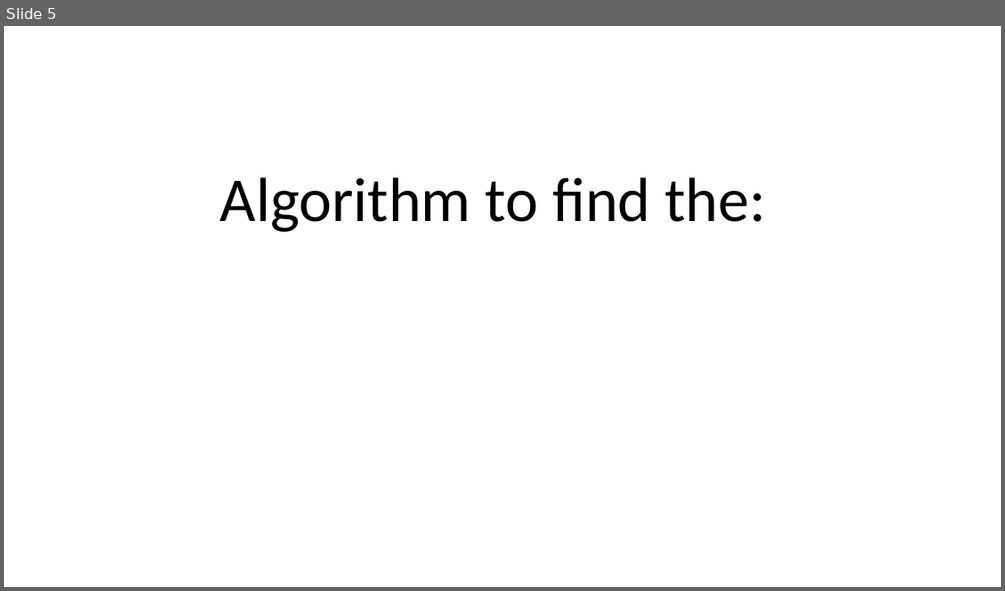
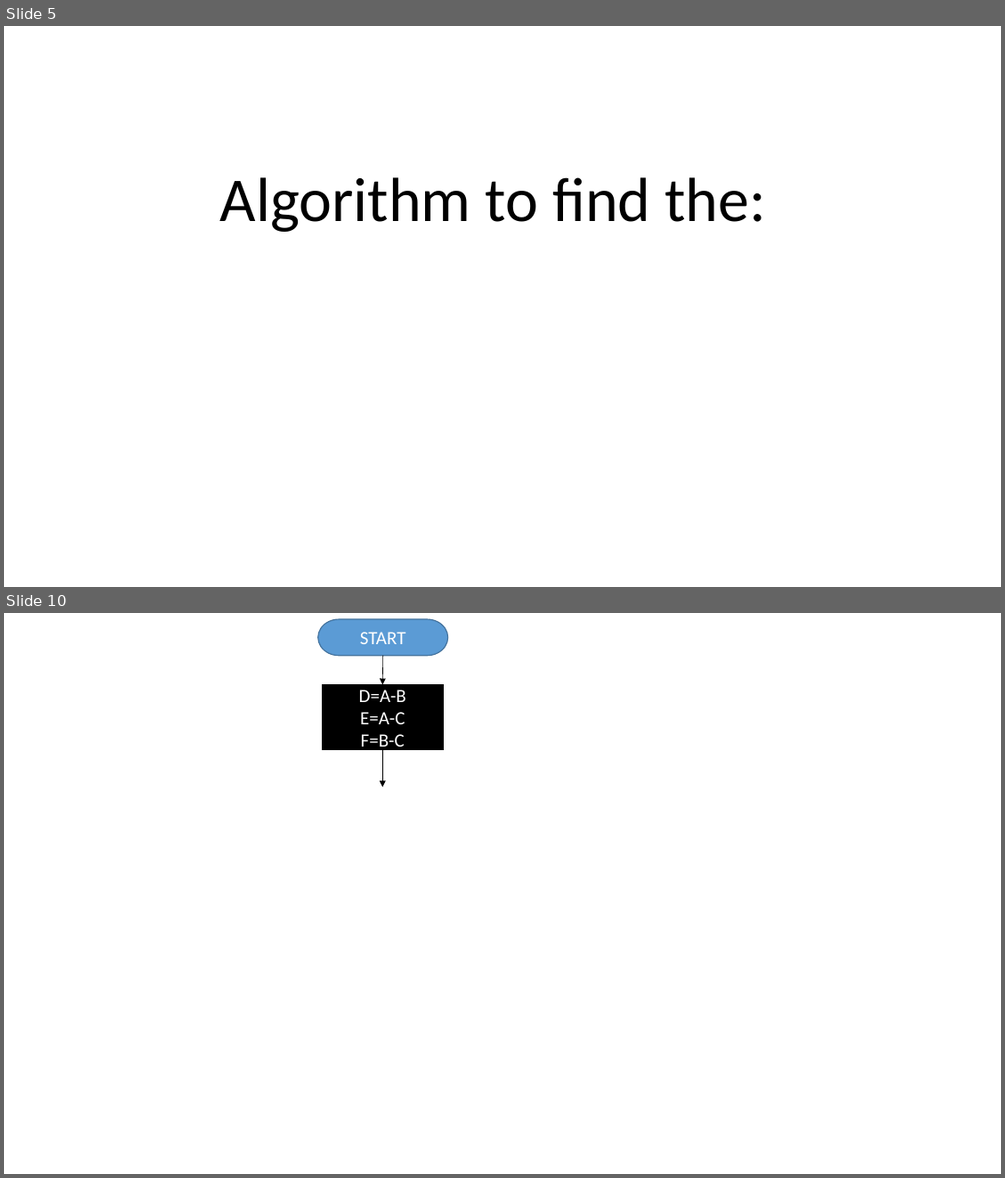
Before and after one commit to 3l4k/Lotanna_OkekeCSC102, a slide deck: Lotanna OkekeAA1.pptx. Shown one above the other, each under a label of ours: slide 5 before the commit, slides 5 and 10 after it; the slides between them are not shown. The pictures are 1005x591 and 1005x1178 pixels, drawn with LibreOffice and Linux fonts; fonts in the diff are those of the drawing; grey boxes stand for pictures. Boxes give left, top, right and bottom in pixels: in the first picture for what was removed or moved away, otherwise in the second. Text is boxed around its words. In the diff, an @@ line names an element or a change of style, - is before the commit and + after.

```diff
--- a/Lotanna OkekeAA1.pptx
+++ b/Lotanna OkekeAA1.pptx
@@ slide 10 added at (4, 613, 1001, 1174), background #FFFFFF @@
@@ pill shape added at (318, 619, 448, 655), fill #5B9BD5, outline #43739E 1 pt, 18 pt, text #FFFFFF @@
+START
@@ arrow added from (383, 656) to (382, 685), #000000 0.5 pt @@
@@ rectangle added at (322, 685, 443, 750), fill #000000, outline #000000 1 pt, 18 pt, text #FFFFFF @@
+D=A-B
+E=A-C
+F=B-C
@@ arrow added from (382, 750) to (382, 787), #000000 0.5 pt @@
```
Also in this commit, not shown: 3 slides changed, 3 other slides added, 1 slide removed, 1 other file.
